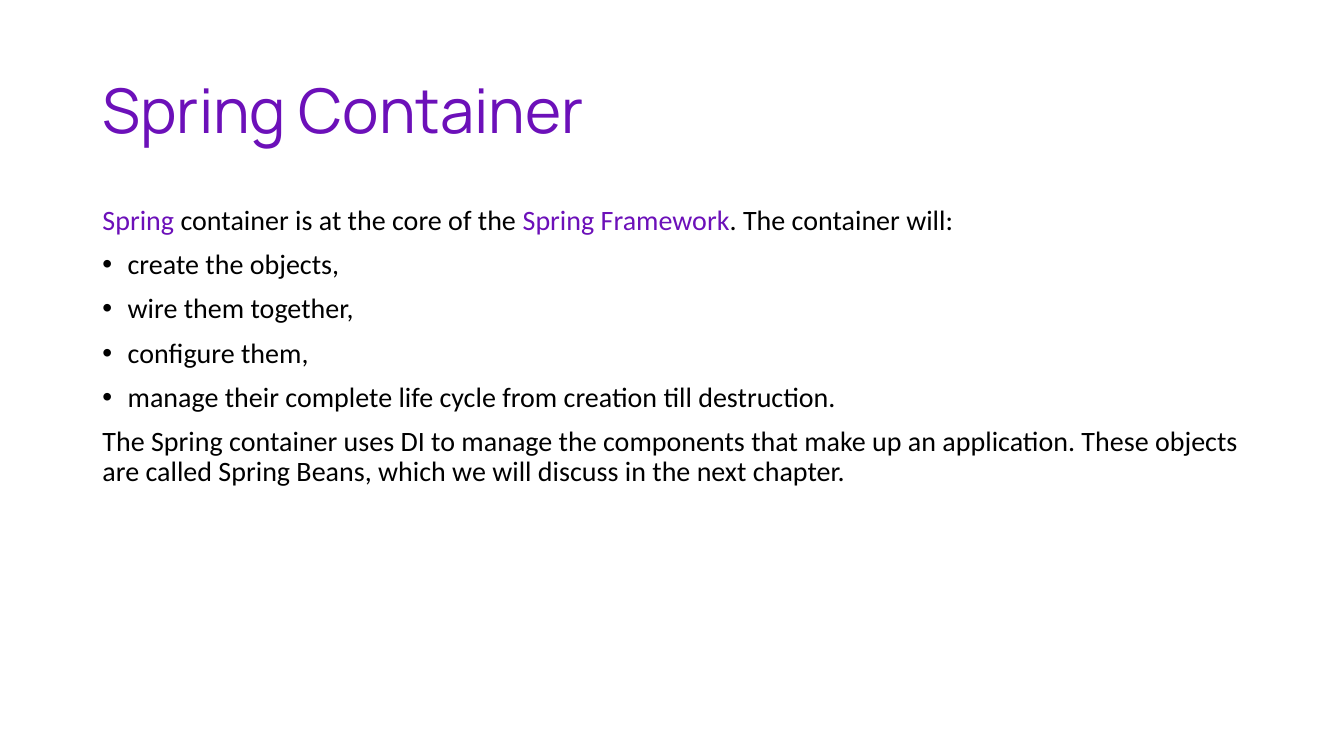
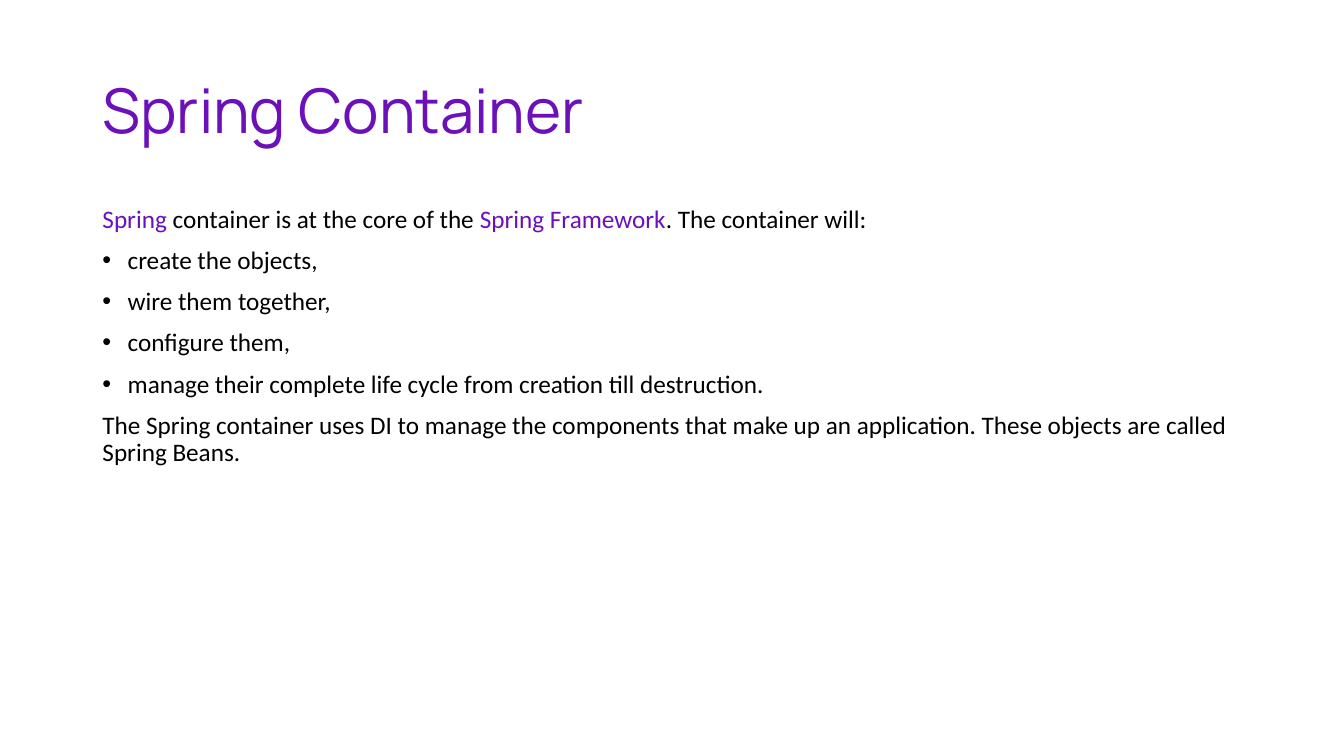
Before and after one commit to adrian-machnicki/SpringWorkshopForInterns, a slide deck: slide 7 of docs/SpringWorkshopWithAdrian.pptx (slide 6 before the commit). Drawn at 1344x756 pixels with LibreOffice and Linux fonts; fonts in the diff are those of the drawing. Boxes give left, top, right and bottom in pixels: in the first picture for what was removed or moved away, otherwise in the second. Text is boxed around its words. In the diff, an @@ line names an element or a change of style, - is before the commit and + after.

```diff
--- a/docs/SpringWorkshopWithAdrian.pptx
+++ b/docs/SpringWorkshopWithAdrian.pptx
@@ text at [102,210,866,398]: size 20 to 18 pt in "Spring container is at the core of ...", "create the objects,", "wire them together,", "configure them," and 1 more places @@
@@ text at [102,416,1226,466]: text changed; size 20 to 18 pt @@
-The Spring container uses DI to manage the components that make up an application. These objects are called Spring Beans, which we will discuss in the next chapter.
+The Spring container uses DI to manage the components that make up an application. These objects are called Spring Beans.
```
Also in this commit, not shown: 5 other slides changed, 1 slide added, 10 other files.
